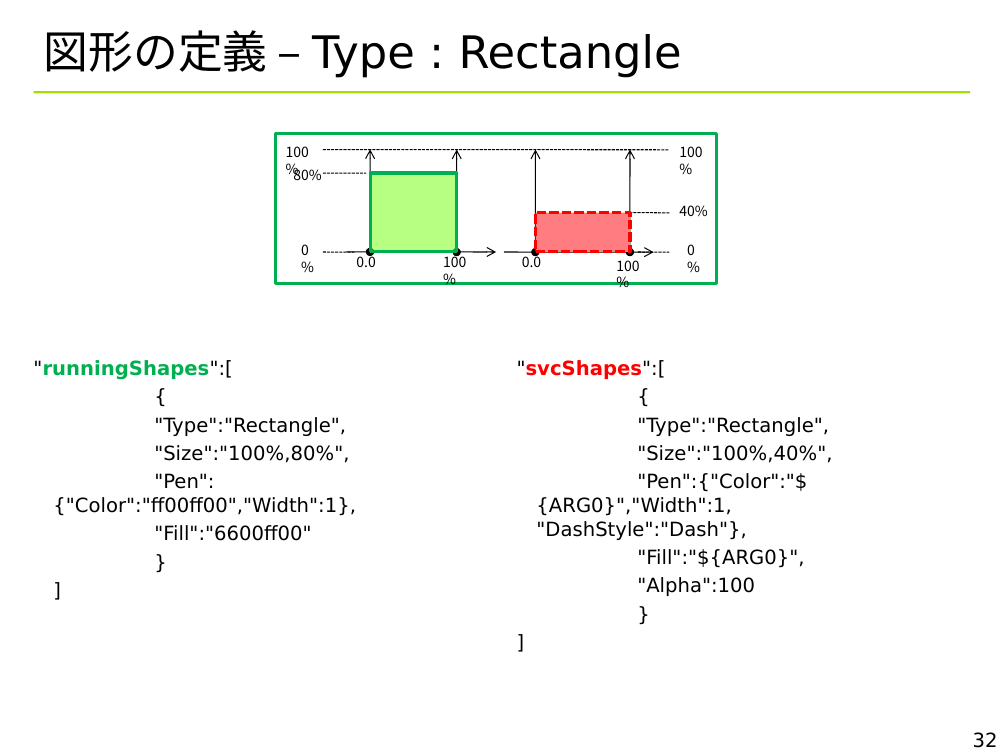
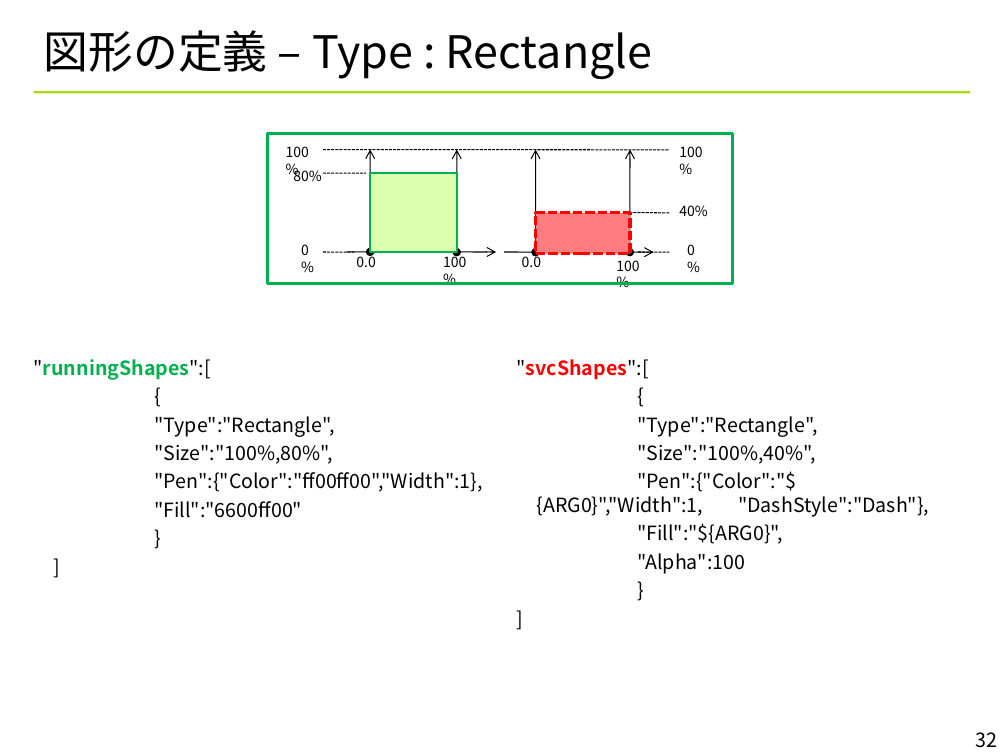
Before and after one commit to YixiaoLi/tlv4mc, a slide deck: slide 32 of doc/TLV_visualize_rules.ppt. Drawn at 1008x756 pixels with LibreOffice and Linux fonts; fonts in the diff are those of the drawing; background and template pictures are left out. Boxes give left, top, right and bottom in pixels: in the first picture for what was removed or moved away, otherwise in the second. Text is boxed around its words. In the diff, an @@ line names an element or a change of style, - is before the commit and + after.

```diff
--- a/doc/TLV_visualize_rules.ppt
+++ b/doc/TLV_visualize_rules.ppt
@@ rectangle: place and size @@
-rectangle at <box>275,134,717,283</box>
+rectangle at <box>268,134,733,283</box>
@@ rectangle at <box>370,173,457,252</box>: fill #6EFF01 at 49% opacity to #DBFFAF; outline #00B050 2.24 pt to #00B050 1.5 pt @@
@@ font DejaVu Sans to Noto Sans CJK JP in 4 elements at <box>44,30,652,79</box>, <box>517,359,929,574</box>, <box>33,359,482,518</box>, <box>976,732,998,748</box> @@
```
Also in this commit, not shown: 28 other slides changed, 10 other files.
